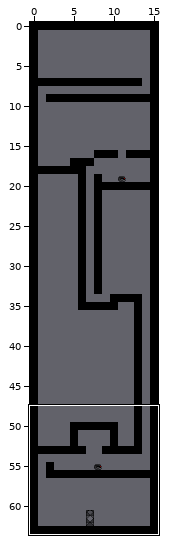
An edit to a level. Tiled map (JSON), lib/content/maps/map_2.json. Above: a wide view before the commit, with the close-up outlined.
Close-up. First the earlier version:
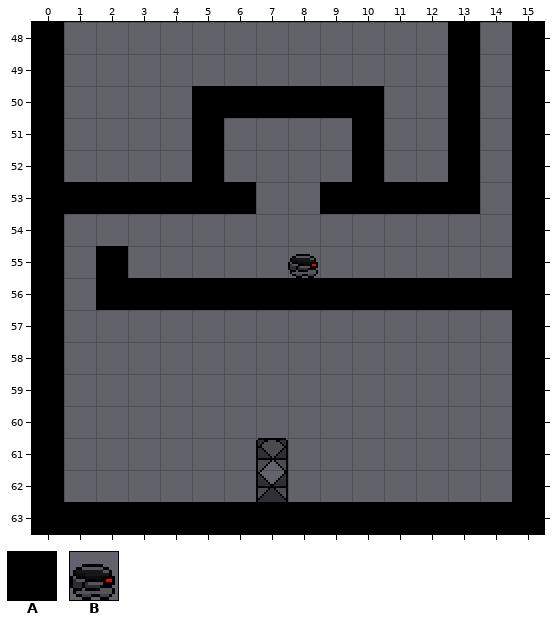
Cells are 16x16 px. Shown: x 0..15, y 48..63. Tiles whose own drawing changed are shown in their newer look in all pictures.
Key: from "map_tiles": A 4, B 32.
_ is an empty cell.
Layers that did not change in this view are not listed.
Layer "Tile Layer 1" before, first column x 0:
48 A____________A_A
49 A____________A_A
50 A____AAAAAA__A_A
51 A____A____A__A_A
52 A____A____A__A_A
53 AAAAAAA__AAAAA_A
54 A______________A
55 A_A_____B______A
56 A_AAAAAAAAAAAAAA
57 A______________A
58 A______________A
59 A______________A
60 A______________A
61 A______________A
62 A______________A
63 AAAAAAAAAAAAAAAA
The same view after the edit:
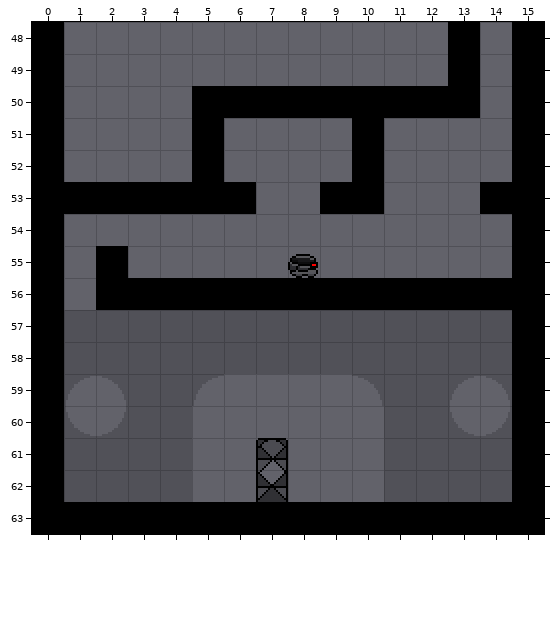
See-through tiles are keyed as they look on the map.
The exact change:
Layer "Tile Layer 1":
The edit adds tile A in row 50 at x 11 to 12; in row 53 at x 14.
The edit erases tile A in rows 51 to 52 at x 13; in row 53 at x 11 to 13.
